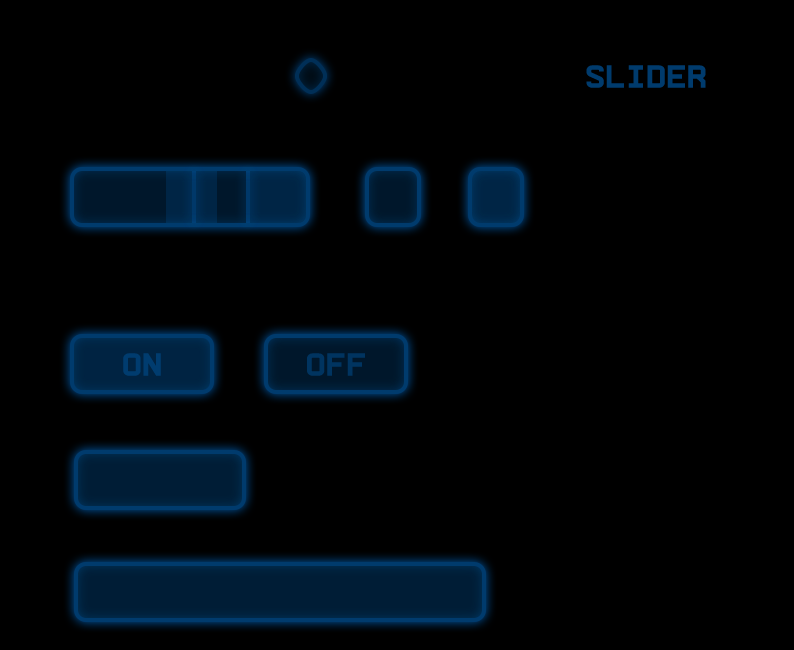
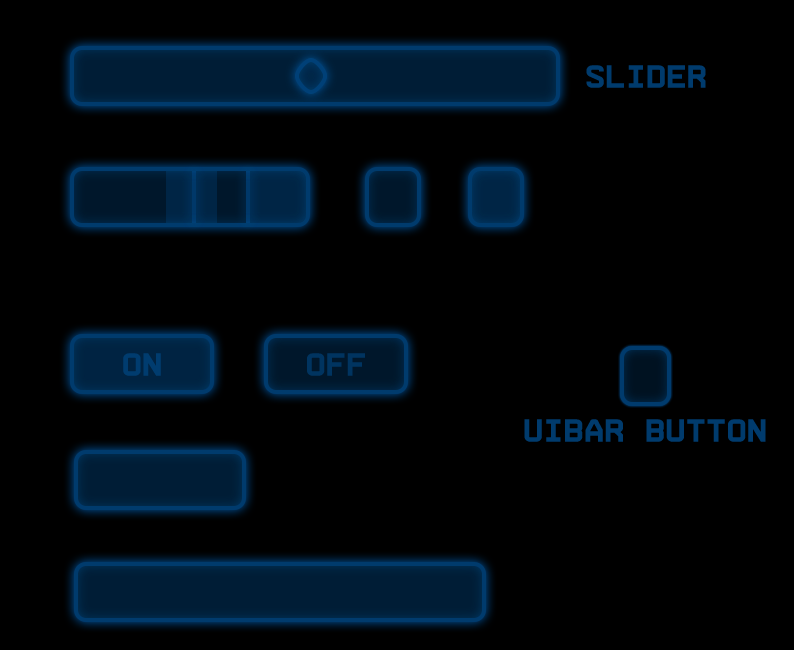
Layers edited between the first and the second w=794, h=650 image:
added layer "Slider copy" in group "UISlider" over left=524, top=419, right=766, bottom=442
showed "rect copy" over left=70, top=46, right=560, bottom=106
added layer "Rounded Rectangle 3 copy 3" (50%) in group "OFF" over left=620, top=346, right=671, bottom=406
